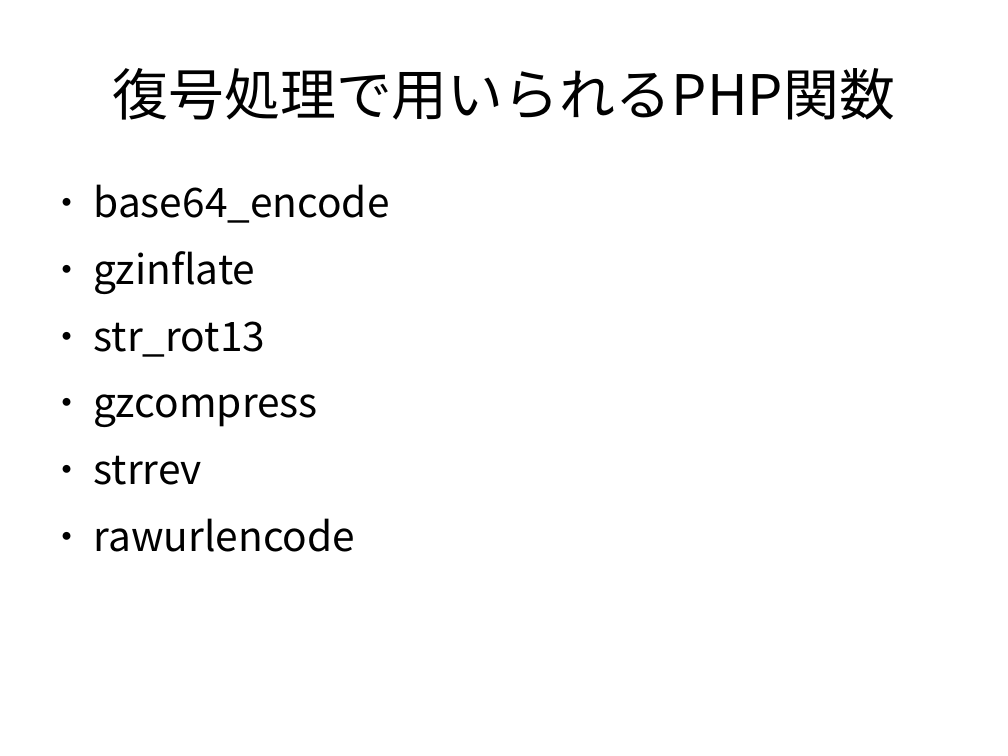
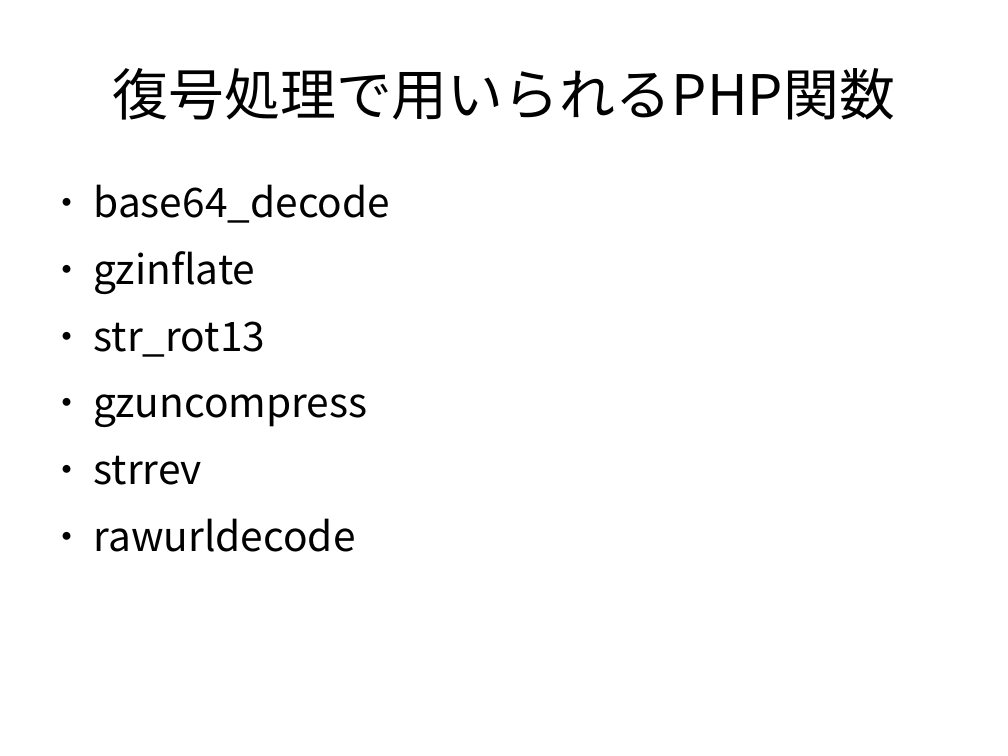
Before and after one commit to k0u5uk3/obfuscated-php-webshell-detector, a slide deck: slide 11 of doc/HostingCasual.odp (slide 9 before the commit). Drawn at 1008x756 pixels with LibreOffice and Linux fonts; fonts in the diff are those of the drawing. Boxes give left, top, right and bottom in pixels: in the first picture for what was removed or moved away, otherwise in the second. Text is boxed around its words. In the diff, an @@ line names an element or a change of style, - is before the commit and + after.

```diff
--- a/doc/HostingCasual.odp
+++ b/doc/HostingCasual.odp
@@ text at (x1=94, y1=184, x2=391, y2=223): text changed @@
-● base64_encode
+● base64_decode
@@ text at (x1=94, y1=394, x2=368, y2=427): text changed @@
-● gzcompress
+● gzuncompress
@@ text at (x1=94, y1=518, x2=356, y2=552): text changed @@
-● rawurlencode
+● rawurldecode
```
Also in this commit, not shown: 4 other slides changed, 1 slide added.
